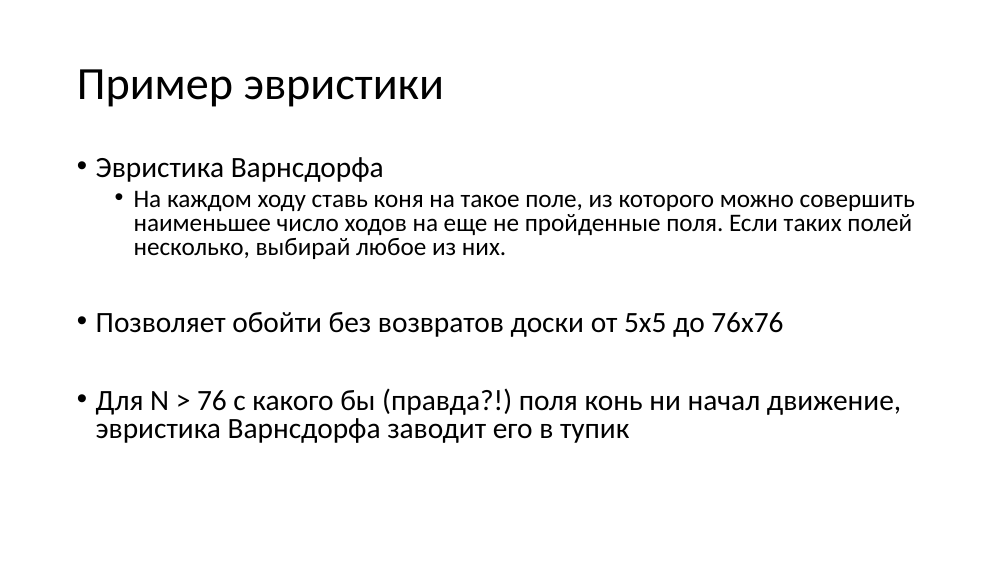
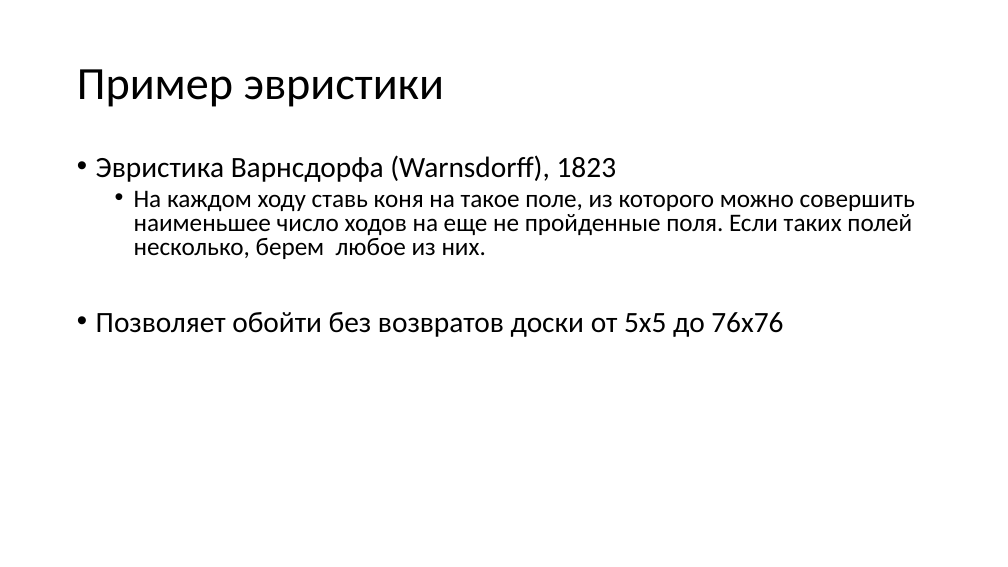
Before and after one commit to Evgueni-Petrov-aka-espetrov/Algorithms-and-Programming-in-C-pptx, a slide deck: slide 19 of 20 Алгоритмы с возвратом.pptx (slide 24 before the commit). Drawn at 1008x567 pixels with LibreOffice and Linux fonts; fonts in the diff are those of the drawing. Boxes give left, top, right and bottom in pixels: in the first picture for what was removed or moved away, otherwise in the second. Text is boxed around its words. In the diff, an @@ line names an element or a change of style, - is before the commit and + after.

```diff
--- a/20 Алгоритмы с возвратом.pptx
+++ b/20 Алгоритмы с возвратом.pptx
@@ text at (x1=96, y1=155, x2=915, y2=259): text changed @@
-• Эвристика Варнсдорфа
-  • На каждом ходу ставь коня на такое поле, из которого можно совершить наименьшее число ходов на еще не пройденные поля. Если таких полей несколько, выбирай любое из них.
+• Эвристика Варнсдорфа (Warnsdorff), 1823
+  • На каждом ходу ставь коня на такое поле, из которого можно совершить наименьшее число ходов на еще не пройденные поля. Если таких полей несколько, берем любое из них.
@@ text at (x1=96, y1=388, x2=901, y2=443): paragraph removed @@
-• Для N > 76 с какого бы (правда?!) поля конь ни начал движение, эвристика Варнсдорфа заводит его в тупик
```
Also in this commit, not shown: 21 other slides changed, 12 slides added, 14 slides removed.
